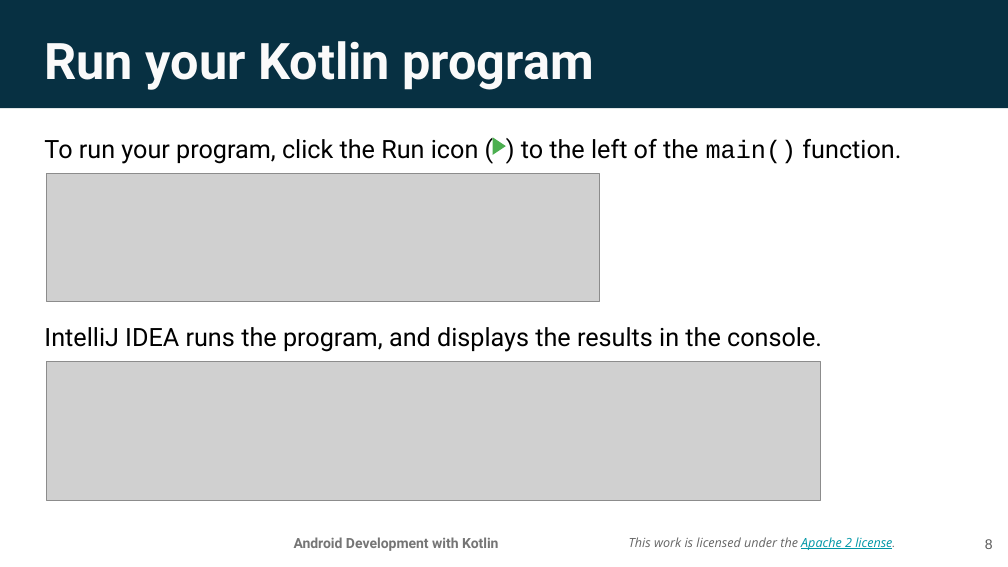
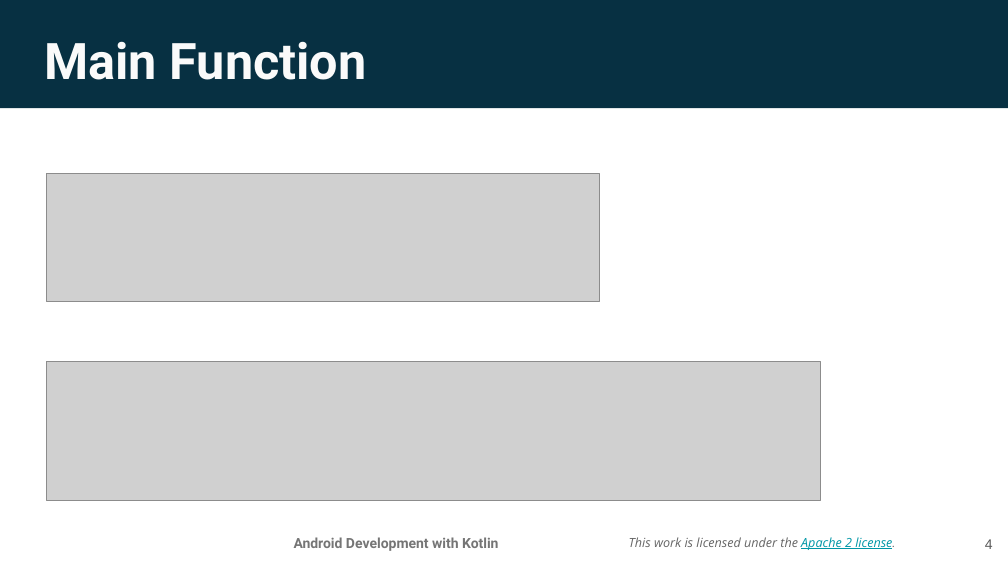
Before and after one commit to aadityaguptaa/Android-Bootcamp-PSNA, a slide deck: slide 4 of Day-0/Lesson 2_ Functions.pptx (slide 8 before the commit). Drawn at 1008x567 pixels with LibreOffice and Linux fonts; fonts in the diff are those of the drawing; grey boxes stand for pictures; background and template pictures are left out. Boxes give left, top, right and bottom in pixels: in the first picture for what was removed or moved away, otherwise in the second. Text is boxed around its words. In the diff, an @@ line names an element or a change of style, - is before the commit and + after.

```diff
--- a/Day-0/Lesson 2_ Functions.pptx
+++ b/Day-0/Lesson 2_ Functions.pptx
@@ title at [44,41,367,80]: text changed @@
-Run your Kotlin program
+Main Function
@@ text removed at [44,139,901,352] @@
-To run your program, click the Run icon ( ) to the left of the main() function.
-IntelliJ IDEA runs the program, and displays the results in the console.
@@ triangle removed at [493,137,506,154] @@
@@ page number at [985,539,993,549]: text changed @@
-8
+4
```
Also in this commit, not shown: 3 other slides changed, 5 slides removed.
